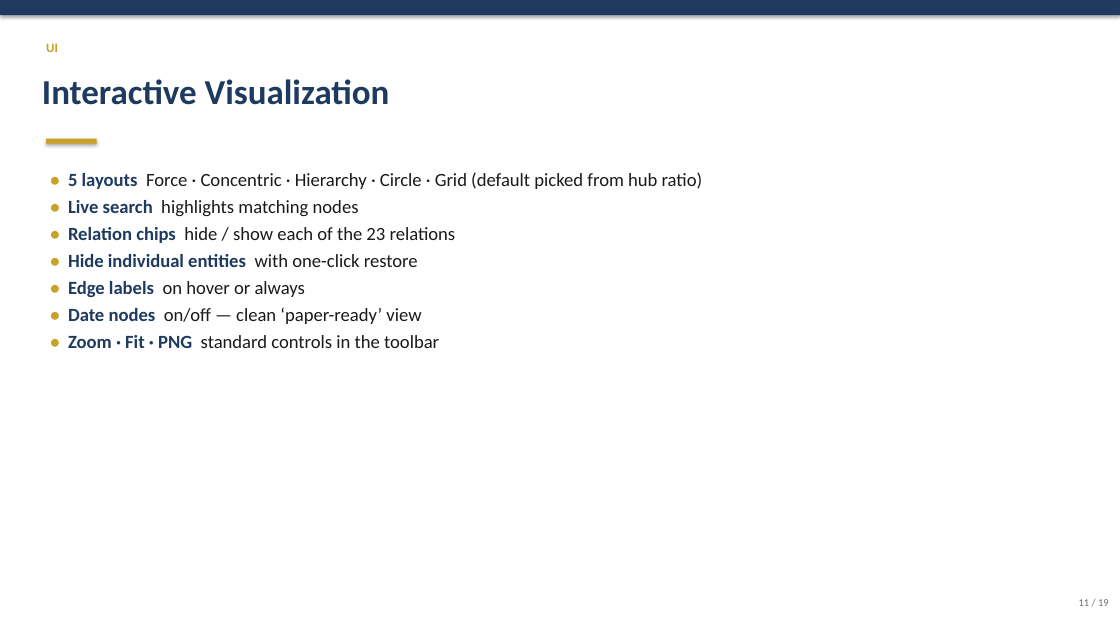
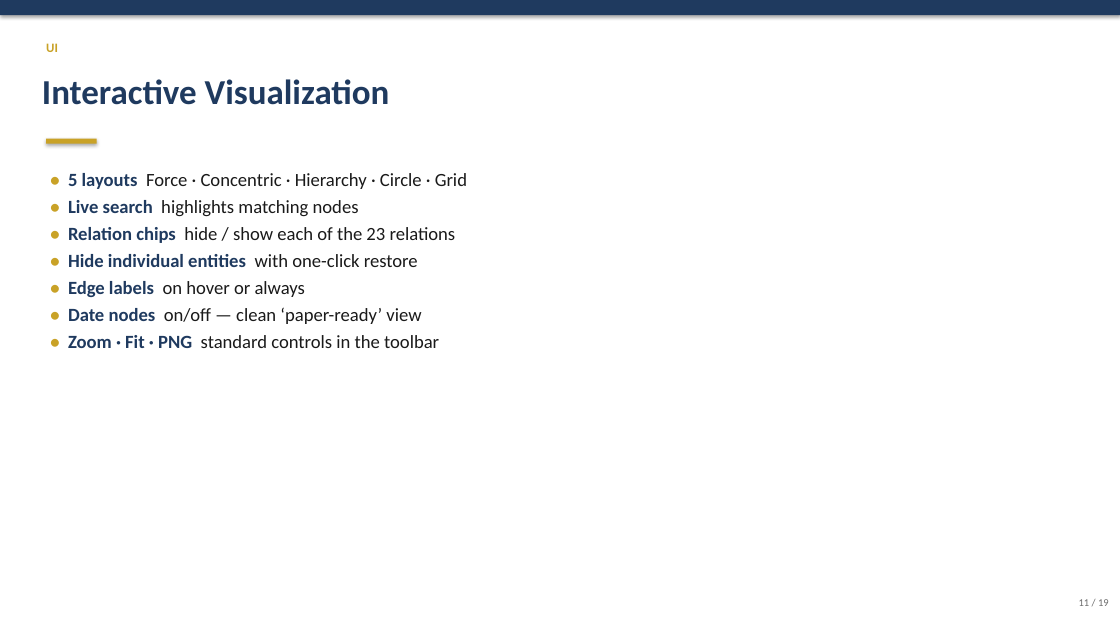
Before and after one commit to MohamadJehad/llm-knowledge-graph-extractor, a slide deck: slide 11 of paper/Knowledge_engineering_slides.pptx. Drawn at 1120x630 pixels with LibreOffice and Linux fonts; fonts in the diff are those of the drawing. Boxes give left, top, right and bottom in pixels: in the first picture for what was removed or moved away, otherwise in the second. Text is boxed around its words. In the diff, an @@ line names an element or a change of style, - is before the commit and + after.

```diff
--- a/paper/Knowledge_engineering_slides.pptx
+++ b/paper/Knowledge_engineering_slides.pptx
@@ text at <box>68,173,467,189</box>: text changed @@
-• 5 layouts Force · Concentric · Hierarchy · Circle · Grid (default picked from hub ratio)
+• 5 layouts Force · Concentric · Hierarchy · Circle · Grid
```
Also in this commit, not shown: 2 other slides changed.
